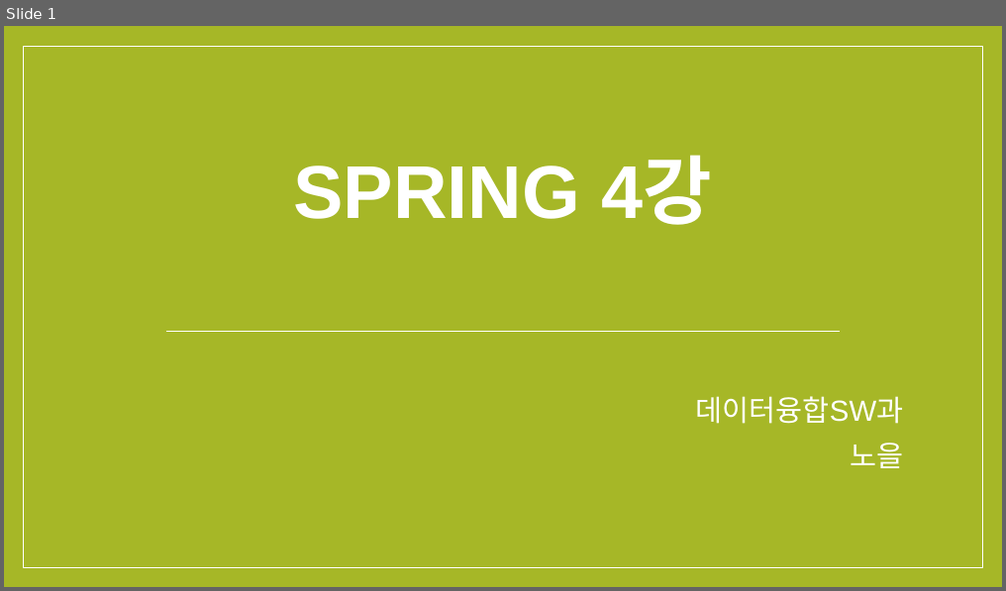
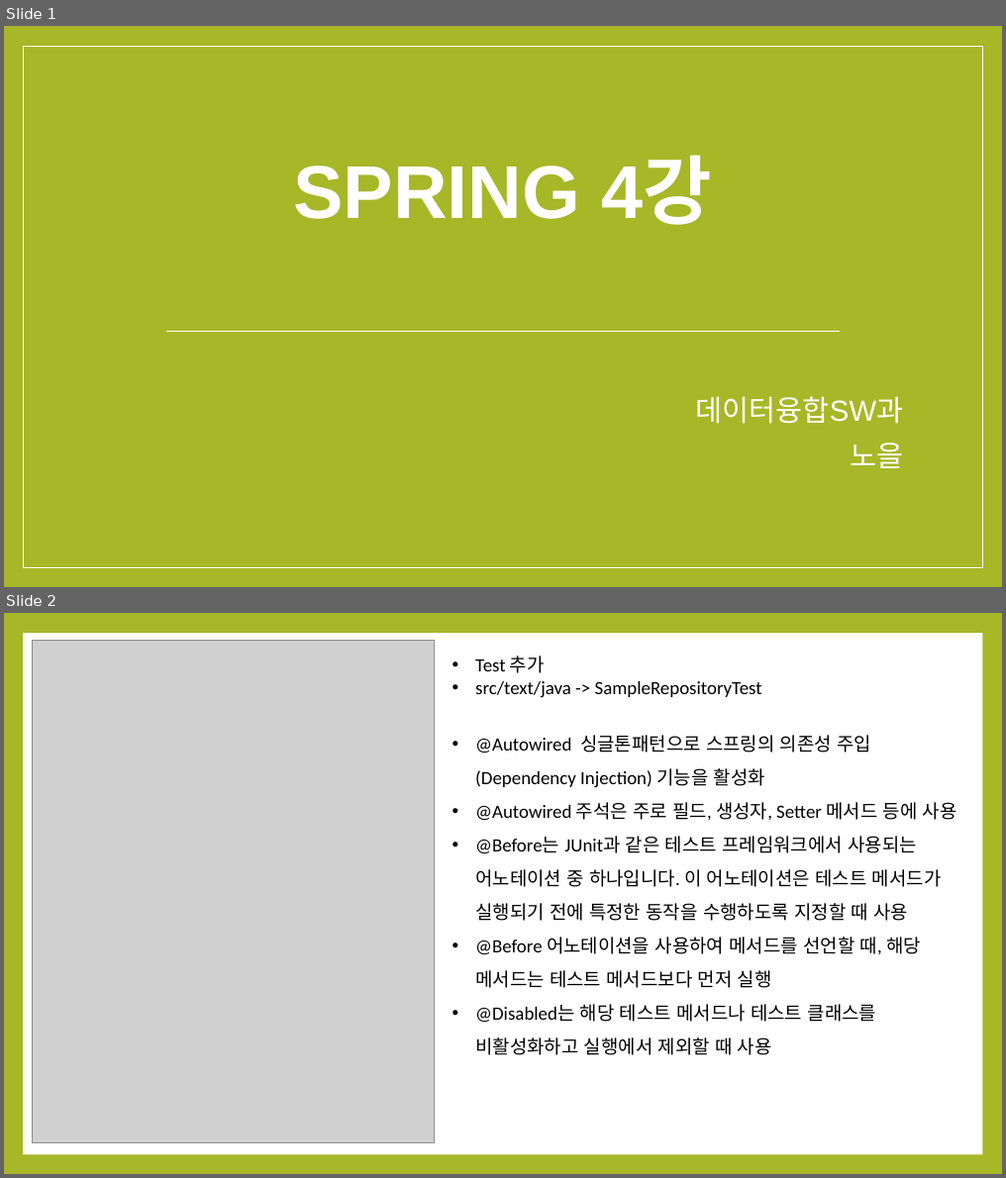
Before and after one commit to noheul1030/KOPO-Spring, a slide deck: KOPO-Spring(윤교수님)/Spring과제/Spring4강PPT.pptx. Shown one above the other, each under a label of ours: slide 1 before the commit, slides 1 and 2 after it. The pictures are 1006x591 and 1006x1178 pixels, drawn with LibreOffice and Linux fonts; fonts in the diff are those of the drawing; grey boxes stand for pictures. Boxes give left, top, right and bottom in pixels: in the first picture for what was removed or moved away, otherwise in the second. Text is boxed around its words. In the diff, an @@ line names an element or a change of style, - is before the commit and + after.

```diff
--- a/KOPO-Spring(윤교수님)/Spring과제/Spring4강PPT.pptx
+++ b/KOPO-Spring(윤교수님)/Spring과제/Spring4강PPT.pptx
@@ slide 2 added at (x1=4, y1=613, x2=1002, y2=1174), background #A6B727 @@
@@ rectangle added at (x1=23, y1=633, x2=982, y2=1155), fill #FFFFFF @@
@@ picture added at (x1=32, y1=640, x2=435, y2=1143) @@
@@ text added at (x1=475, y1=656, x2=957, y2=1056), 18 pt, text #000000 @@
+• Test 추가
+• src/text/java -> SampleRepositoryTest
+• @Autowired 싱글톤패턴으로 스프링의 의존성 주입(Dependency Injection) 기능을 활성화
+• @Autowired 주석은 주로 필드, 생성자, Setter 메서드 등에 사용
+• @Before는 JUnit과 같은 테스트 프레임워크에서 사용되는 어노테이션 중 하나입니다. 이 어노테이션은 테스트 메서드가 실행되기 전에 특정한 동작을 수행하도록 지정할 때 사용
+• @Before 어노테이션을 사용하여 메서드를 선언할 때, 해당 메서드는 테스트 메서드보다 먼저 실행
+• @Disabled는 해당 테스트 메서드나 테스트 클래스를 비활성화하고 실행에서 제외할 때 사용
```
Also in this commit, not shown: 1 slide changed, 5 other slides added, 9 slides removed.
